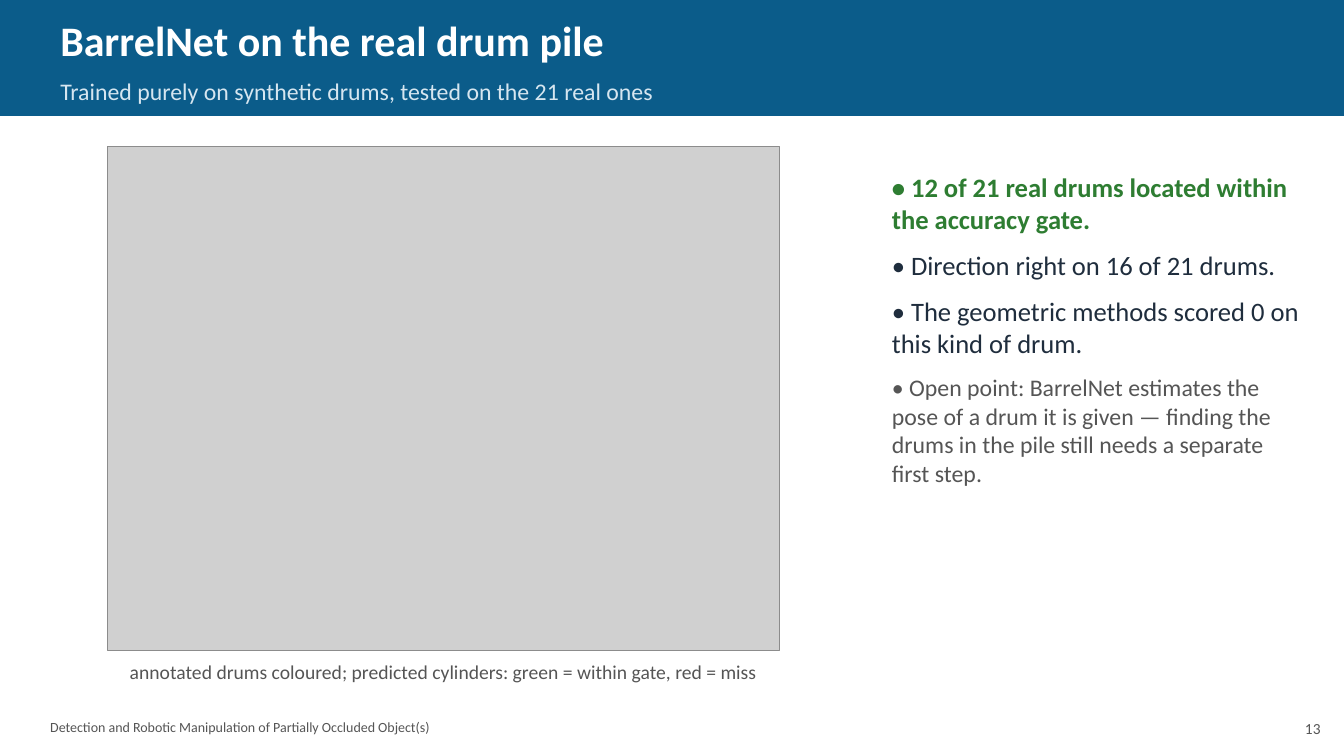
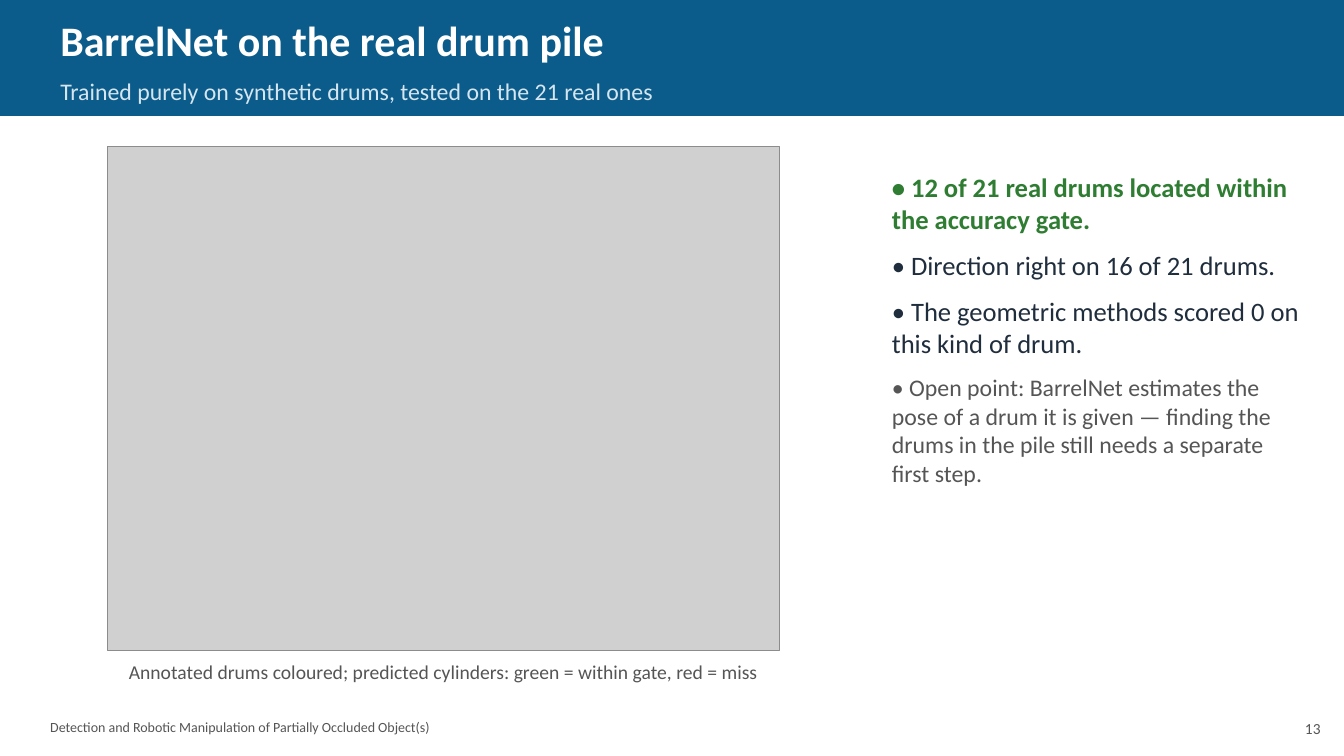
Before and after one commit to coder-1011/barrel-detection, a slide deck: slide 14 of researchwrite/evaluation_presentation.pptx. Drawn at 1344x756 pixels with LibreOffice and Linux fonts; fonts in the diff are those of the drawing; grey boxes stand for pictures. Boxes give left, top, right and bottom in pixels: in the first picture for what was removed or moved away, otherwise in the second. Text is boxed around its words. In the diff, an @@ line names an element or a change of style, - is before the commit and + after.

Commit message:
Eval deck v3.1: trim risks table and move it before roadmap, add thank-you slide, capitalize chart text

```diff
--- a/researchwrite/evaluation_presentation.pptx
+++ b/researchwrite/evaluation_presentation.pptx
@@ text at [129,665,758,683]: text changed @@
-annotated drums coloured; predicted cylinders: green = within gate, red = miss
+Annotated drums coloured; predicted cylinders: green = within gate, red = miss
```
Also in this commit, not shown: 5 other slides changed, 1 slide added, 12 other files.
